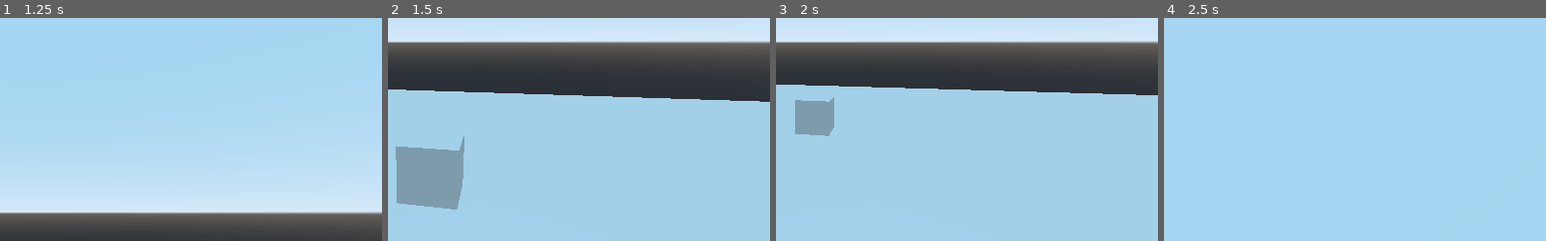
Above: before the commit, frames 1-4 (left to right).
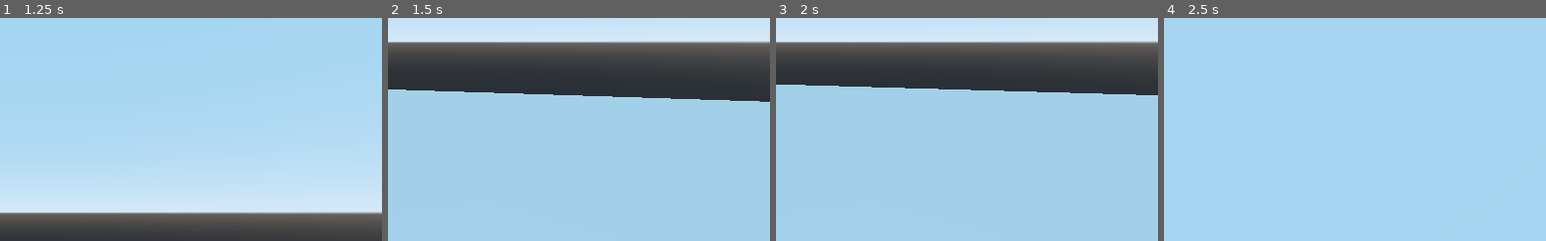
Above: after the commit, the same moments.

Repository: Xwilarg/EscapeTheCrunch
Game: Godot game, scene res://Resources/Scenes/FPSController.tscn
Same seed, same stepped clock (60 frames per second), same inputs: the game is played once before the commit and once after it.
Inputs (mouse positions are % of the whole screen's width and height, from its top left):
- Up to frame 1 (1.25 s): tap Enter at 0.5 s; move the mouse to (72, 45) at 0.52 s; hold D (move_right) from 0.53 s (still down)
- Up to frame 2 (1.5 s): move the mouse to (30, 55) at 1.27 s; release D (move_right) at 1.28 s; hold S (move_back) from 1.28 s (still down)
- Up to frame 3 (2 s): keep holding S (move_back)
- Up to frame 4 (2.5 s): move the mouse to (60, 28) at 2.02 s; release S (move_back) at 2.03 s; hold D (move_right) from 2.03 s (still down)
The pictures show only the part of the screen within x 46-96%, y 25-75%; the shares and areas given below are measured in that part.

Frame 1 is identical in both runs. In frame 2, 4.5% of the frame differs, in the area x 2-20%, y 52-86%; in frame 3, 1.6%; in frame 4, nothing differs.

Commit message:
Add safe spawn

Diff:
--- a/Resources/Scenes/FPSController.tscn
+++ b/Resources/Scenes/FPSController.tscn
@@ -1,7 +1,7 @@
-[gd_scene load_steps=9 format=2]
+[gd_scene load_steps=7 format=2]
 
 [ext_resource path="res://Resources/Scenes/PlayerController.gd" type="Script" id=1]
-[ext_resource path="res://Resources/Scenes/Objective.gd" type="Script" id=2]
+[ext_resource path="res://Resources/Scenes/GameManager.gd" type="Script" id=3]
 
 [sub_resource type="BoxShape" id=1]
 extents = Vector3( 20, 1, 20 )
@@ -12,10 +12,6 @@
 [sub_resource type="CapsuleShape" id=3]
 
 [sub_resource type="CapsuleMesh" id=4]
-
-[sub_resource type="BoxShape" id=5]
-
-[sub_resource type="CubeMesh" id=6]
 
 [node name="FPSController" type="Spatial"]
 
@@ -42,12 +38,15 @@
 [node name="Camera" type="Camera" parent="Player"]
 transform = Transform( 1, -1.31134e-07, 5.73206e-15, -5.73206e-15, -7.10543e-15, 1, -1.31134e-07, -1, -7.10543e-15, 0, -4.81413e-08, -1.10135 )
 
-[node name="Safe" type="StaticBody" parent="."]
-transform = Transform( 0.3, 0, 0, 0, 0.3, 0, 0, 0, 0.3, -3.51102, 2.6807, 3.64293 )
-script = ExtResource( 2 )
+[node name="Map" type="Node" parent="."]
 
-[node name="CollisionShape" type="CollisionShape" parent="Safe"]
-shape = SubResource( 5 )
+[node name="GameManager" type="Node" parent="Map"]
+script = ExtResource( 3 )
 
-[node name="MeshInstance" type="MeshInstance" parent="Safe/CollisionShape"]
-mesh = SubResource( 6 )
+[node name="Spawns" type="Spatial" parent="Map"]
+
+[node name="Node" type="Spatial" parent="Map/Spawns"]
+transform = Transform( 1, 0, 0, 0, 1, 0, 0, 0, 1, 17.7062, 0, 0 )
+
+[node name="Node2" type="Spatial" parent="Map/Spawns"]
+transform = Transform( 1, 0, 0, 0, 1, 0, 0, 0, 1, 0, 0, 16.0434 )
--- /dev/null
+++ b/Resources/Scenes/GameManager.gd
@@ -0,0 +1,17 @@
+extends Node
+
+export var safeCount = 1
+
+func _ready():
+	var rng = RandomNumberGenerator.new()
+	rng.randomize()
+	var nodes = get_node("../Spawns").get_children()
+	var indexes = range(nodes.size())
+	var scene = load("res://Resources//Scenes/Safe.tscn")
+	for i in safeCount:
+		var nb = rng.randf_range(0, indexes.size())
+		var value = indexes[nb]
+		var instance = scene.instance()
+		instance.setId(nb)
+		instance.global_transform.origin = nodes[nb].global_transform.origin
+		indexes.erase(nb)
--- a/Resources/Scenes/Objective.gd
+++ b/Resources/Scenes/Objective.gd
@@ -1 +1,12 @@
 extends StaticBody
+
+class_name Objective
+
+func getColor() -> int:
+	return id
+
+func setId(value: int):
+	id = value
+	print("ID set to ", id)
+
+var id: int
--- /dev/null
+++ b/Resources/Scenes/Safe.tscn
@@ -0,0 +1,17 @@
+[gd_scene load_steps=4 format=2]
+
+[ext_resource path="res://Resources/Scenes/Objective.gd" type="Script" id=1]
+
+[sub_resource type="BoxShape" id=5]
+
+[sub_resource type="CubeMesh" id=6]
+
+[node name="Safe" type="StaticBody"]
+transform = Transform( 0.3, 0, 0, 0, 0.3, 0, 0, 0, 0.3, -6.51611, 2.6807, 3.64293 )
+script = ExtResource( 1 )
+
+[node name="CollisionShape" type="CollisionShape" parent="."]
+shape = SubResource( 5 )
+
+[node name="MeshInstance" type="MeshInstance" parent="CollisionShape"]
+mesh = SubResource( 6 )
--- a/project.godot
+++ b/project.godot
@@ -14,6 +14,11 @@
 "language": "GDScript",
 "path": "res://Resources/Assets/Scripts/Entity.gd"
 }, {
+"base": "StaticBody",
+"class": "Objective",
+"language": "GDScript",
+"path": "res://Resources/Scenes/Objective.gd"
+}, {
 "base": "Entity",
 "class": "PlayerController",
 "language": "GDScript",
@@ -21,6 +26,7 @@
 } ]
 _global_script_class_icons={
 "Entity": "",
+"Objective": "",
 "PlayerController": ""
 }
 
